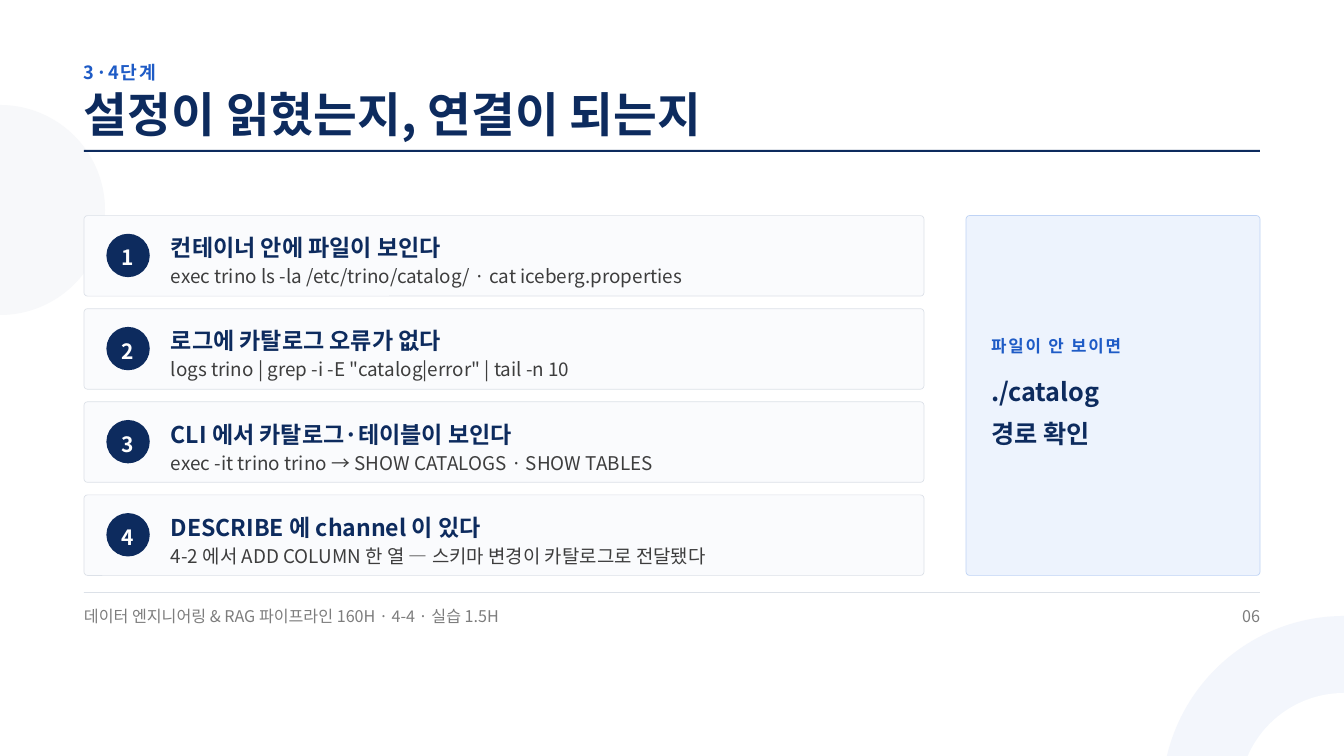
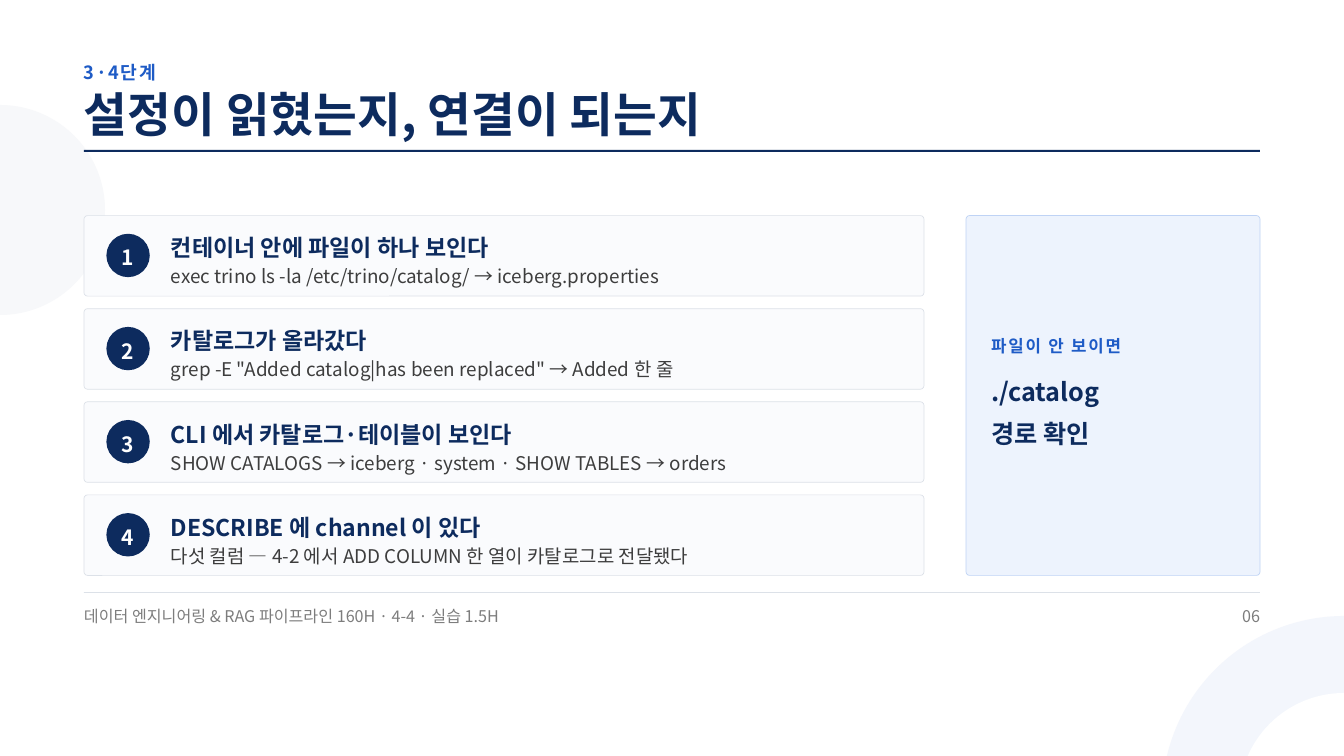
Before and after one commit to aebonlee/materials, a slide deck: slide 6 of data-eng/decks/w4d4s2.pptx. Drawn at 1344x756 pixels with LibreOffice and Linux fonts; fonts in the diff are those of the drawing. Boxes give left, top, right and bottom in pixels: in the first picture for what was removed or moved away, otherwise in the second. Text is boxed around its words. In the diff, an @@ line names an element or a change of style, - is before the commit and + after.

```diff
--- a/data-eng/decks/w4d4s2.pptx
+++ b/data-eng/decks/w4d4s2.pptx
@@ text at (x1=171, y1=236, x2=489, y2=258): text changed @@
-컨테이너 안에 파일이 보인다
+컨테이너 안에 파일이 하나 보인다
@@ text at (x1=171, y1=268, x2=660, y2=288): text changed @@
-exec trino ls -la /etc/trino/catalog/ · cat iceberg.properties
+exec trino ls -la /etc/trino/catalog/ → iceberg.properties
@@ text at (x1=171, y1=329, x2=367, y2=351): text changed @@
-로그에 카탈로그 오류가 없다
+카탈로그가 올라갔다
@@ text at (x1=171, y1=360, x2=673, y2=382): text changed @@
-logs trino | grep -i -E "catalog|error" | tail -n 10
+grep -E "Added catalog|has been replaced" → Added 한 줄
@@ text at (x1=171, y1=455, x2=727, y2=475): text changed @@
-exec -it trino trino → SHOW CATALOGS · SHOW TABLES
+SHOW CATALOGS → iceberg · system · SHOW TABLES → orders
@@ text at (x1=171, y1=547, x2=689, y2=565): text changed @@
-4-2 에서 ADD COLUMN 한 열 — 스키마 변경이 카탈로그로 전달됐다
+다섯 컬럼 — 4-2 에서 ADD COLUMN 한 열이 카탈로그로 전달됐다
```
Also in this commit, not shown: 8 other slides changed, 11 other files.
